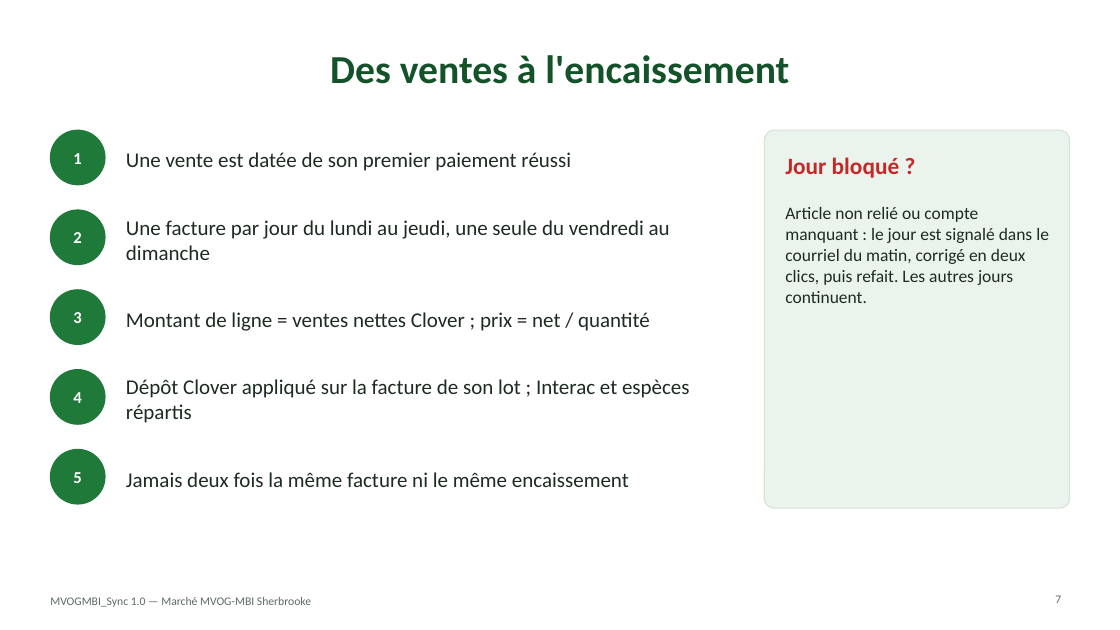
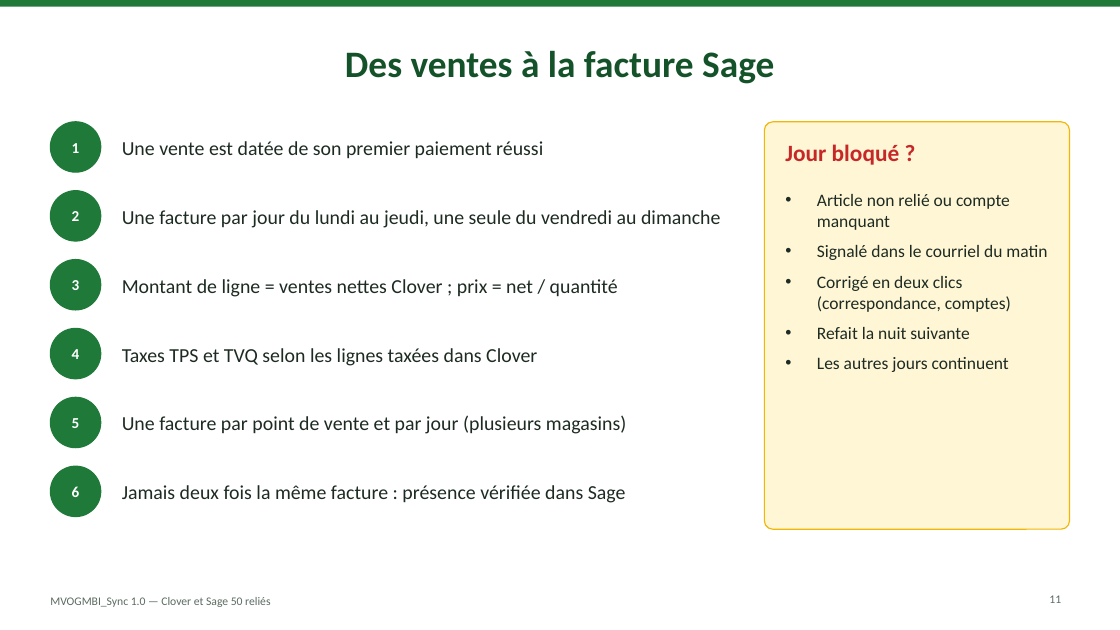
Before and after one commit to mteingueng-dot/MVOGMBI_Sync_2026.1, a slide deck: slide 11 of documentation/Presentation_MVOGMBI_Sync.pptx (slide 7 before the commit). Drawn at 1120x630 pixels with LibreOffice and Linux fonts; fonts in the diff are those of the drawing. Boxes give left, top, right and bottom in pixels: in the first picture for what was removed or moved away, otherwise in the second. Text is boxed around its words. In the diff, an @@ line names an element or a change of style, - is before the commit and + after.

```diff
--- a/documentation/Presentation_MVOGMBI_Sync.pptx
+++ b/documentation/Presentation_MVOGMBI_Sync.pptx
@@ rectangle added at <box>0,0,1120,7</box>, fill #1F7A3A @@
@@ title at <box>345,50,774,84</box>: text changed; size 34 to 32 pt @@
-Des ventes à l'encaissement
+Des ventes à la facture Sage
@@ text "1": place and size @@
-text "1" at <box>73,153,81,164</box>
+text "1" at <box>72,143,80,153</box>
@@ ellipse: place and size @@
-ellipse at <box>50,130,105,185</box>
+ellipse at <box>50,122,101,172</box>
@@ text "Une vente est datée de ...": place and size @@
-text "Une vente est datée de ..." at <box>126,152,571,171</box>
+text "Une vente est datée de ..." at <box>122,141,543,159</box>
@@ rounded rectangle: place and size @@
-rounded rectangle at <box>765,130,1070,508</box>
+rounded rectangle at <box>765,122,1070,529</box>
@@ rounded rectangle at <box>765,122,1070,529</box>: fill #EAF4ED to #FFF6D6; outline #D5E3D9 1 pt to #F2B705 1 pt; proportions changed @@
@@ text "Jour bloqué ?": place and size @@
-text "Jour bloqué ?" at <box>785,157,900,178</box>
+text "Jour bloqué ?" at <box>785,144,900,165</box>
@@ text "2": place and size @@
-text "2" at <box>73,232,81,243</box>
+text "2" at <box>72,211,80,221</box>
@@ ellipse: place and size @@
-ellipse at <box>50,210,105,265</box>
+ellipse at <box>50,191,101,241</box>
@@ text "Une facture par jour du ...": place and size @@
-text "Une facture par jour du ..." at <box>126,220,670,260</box>
+text "Une facture par jour du ..." at <box>122,210,720,228</box>
@@ text at <box>817,194,1047,372</box>: text changed @@
-Article non relié ou compte manquant : le jour est signalé dans le courriel du matin, corrigé en deux clics, puis refait. Les autres jours continuent.
+• Article non relié ou compte manquant
+• Signalé dans le courriel du matin
+• Corrigé en deux clics (correspondance, comptes)
+• Refait la nuit suivante
+• Les autres jours continuent
@@ text "3": place and size @@
-text "3" at <box>73,312,81,323</box>
+text "3" at <box>72,280,80,290</box>
@@ ellipse: place and size @@
-ellipse at <box>50,290,105,344</box>
+ellipse at <box>50,260,101,310</box>
@@ size 18 to 17 pt in 3 elements at <box>122,141,543,159</box>, <box>122,210,720,228</box>, <box>122,279,618,297</box> @@
@@ text "Montant de ligne = ventes ...": place and size @@
-text "Montant de ligne = ventes ..." at <box>126,312,650,331</box>
+text "Montant de ligne = ventes ..." at <box>122,279,618,297</box>
@@ text "4": place and size @@
-text "4" at <box>73,392,81,403</box>
+text "4" at <box>72,349,80,359</box>
@@ ellipse added at <box>50,329,101,379</box>, fill #1F7A3A, outline #1F7A3A 1 pt @@
@@ text added at <box>122,348,537,366</box>, 17 pt, text #1D2B22 @@
+Taxes TPS et TVQ selon les lignes taxées dans Clover
@@ size 14.3 to 13 pt in 5 elements at <box>72,143,80,153</box>, <box>72,211,80,221</box>, <box>72,280,80,290</box>, <box>72,349,80,359</box>, <box>72,418,80,428</box> @@
@@ text "5": place and size @@
-text "5" at <box>73,472,81,483</box>
+text "5" at <box>72,418,80,428</box>
@@ ellipse: place and size @@
-ellipse at <box>50,370,105,424</box>
+ellipse at <box>50,397,101,448</box>
@@ text at <box>122,415,626,434</box>: text changed; size 18 to 17 pt @@
-Dépôt Clover appliqué sur la facture de son lot ; Interac et espèces répartis
+Une facture par point de vente et par jour (plusieurs magasins)
@@ ellipse: place and size @@
-ellipse at <box>50,450,105,504</box>
+ellipse at <box>50,466,101,517</box>
@@ text added at <box>72,486,80,497</box>, 13 pt, text #FFFFFF, bold @@
+6
@@ text at <box>122,485,626,503</box>: text changed; size 18 to 17 pt @@
-Jamais deux fois la même facture ni le même encaissement
+Jamais deux fois la même facture : présence vérifiée dans Sage
@@ text at <box>50,597,270,607</box>: text changed @@
-MVOGMBI_Sync 1.0 — Marché MVOG-MBI Sherbrooke
+MVOGMBI_Sync 1.0 — Clover et Sage 50 reliés
@@ page number at <box>1049,595,1061,603</box>: text changed @@
-7
+11
```
Also in this commit, not shown: 9 other slides changed, 20 slides added, 3 slides removed, 32 other files.
